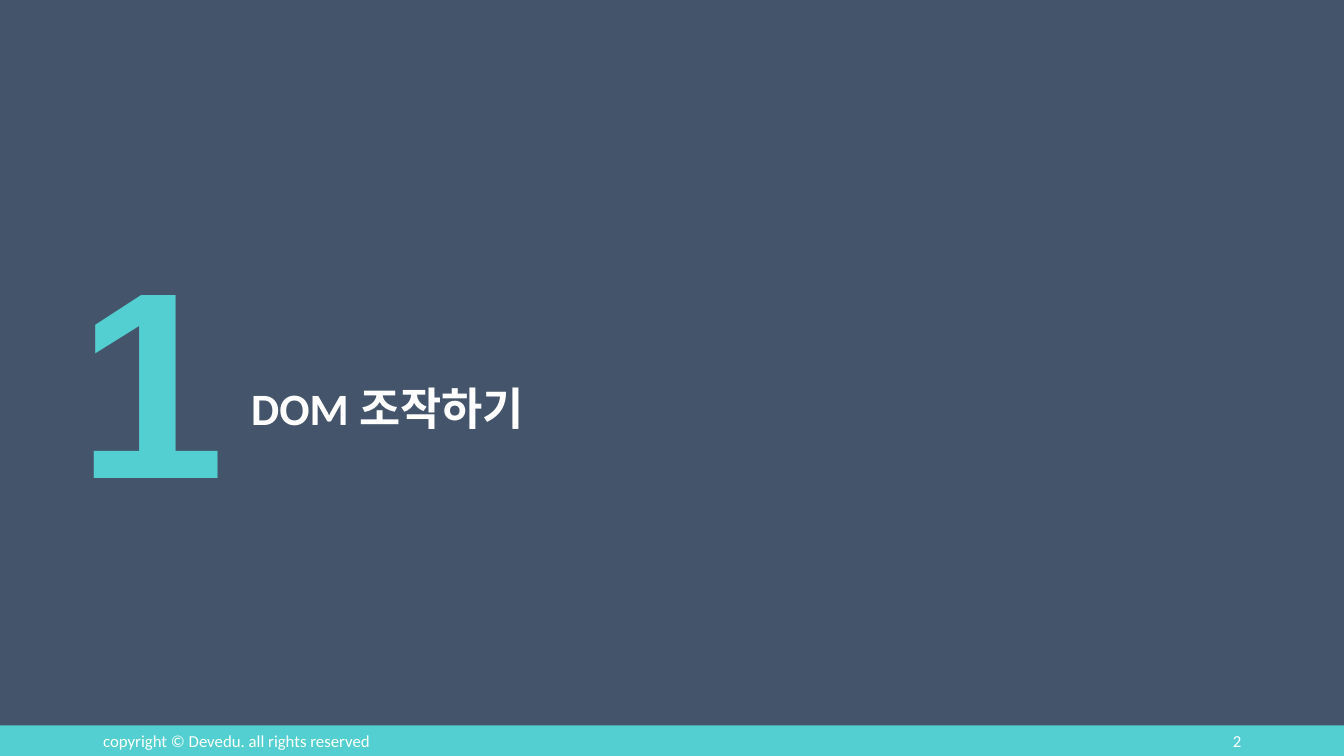
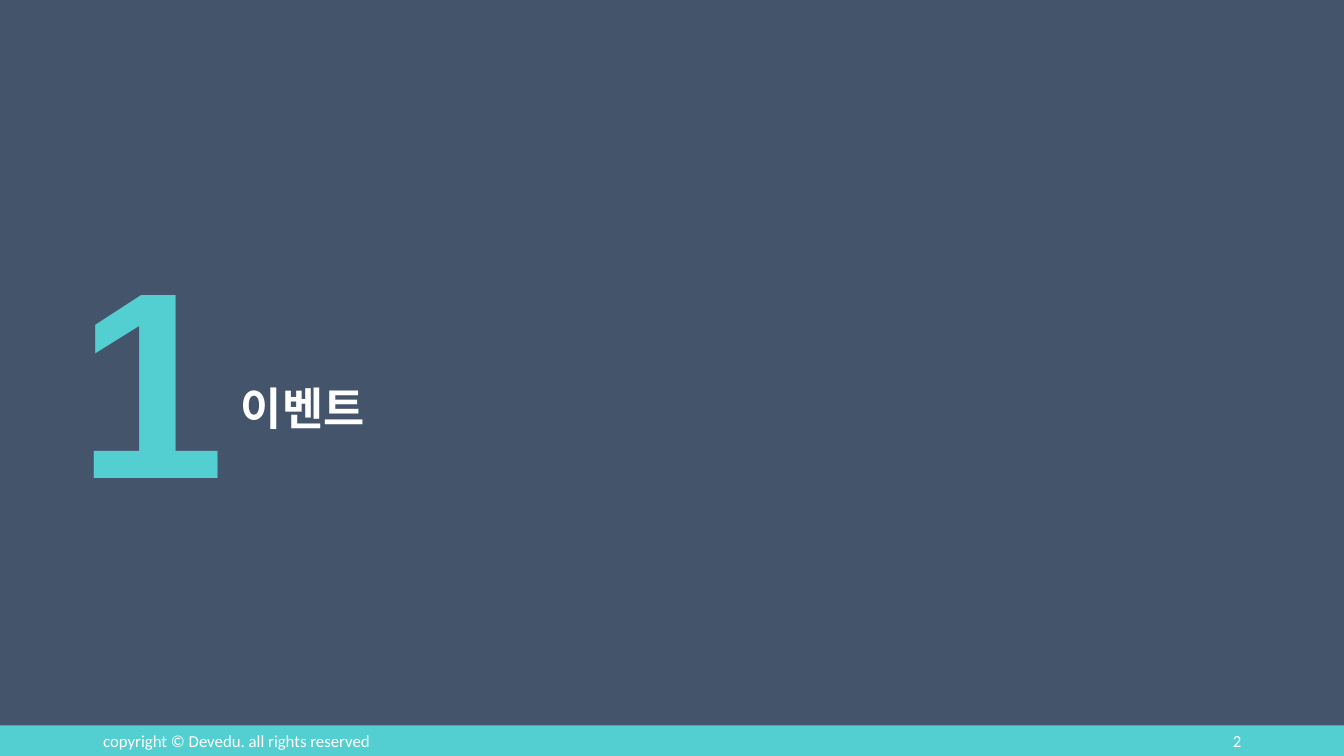
Before and after one commit to KimJeonghun91/devedu-web-class, a slide deck: slide 2 of ppt/Javascript 교안/_07_이벤트.pptx. Drawn at 1344x756 pixels with LibreOffice and Linux fonts; fonts in the diff are those of the drawing. Boxes give left, top, right and bottom in pixels: in the first picture for what was removed or moved away, otherwise in the second. Text is boxed around its words. In the diff, an @@ line names an element or a change of style, - is before the commit and + after.

Commit message:
이벤트 조금 추가

```diff
--- a/ppt/Javascript 교안/_07_이벤트.pptx
+++ b/ppt/Javascript 교안/_07_이벤트.pptx
@@ text at box(241, 387, 365, 429): text changed @@
-DOM 조작하기
+이벤트
```
Also in this commit, not shown: 1 other slide changed, 13 slides added, 4 other files.
